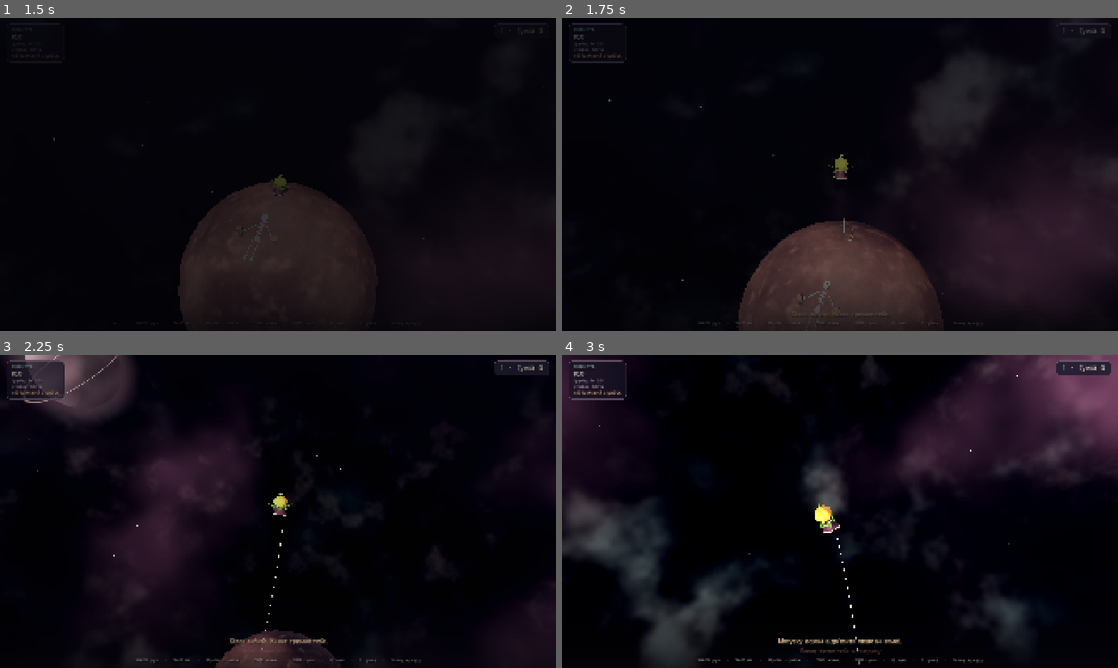
Above: before the commit, frames 1-4 (two rows, left to right).
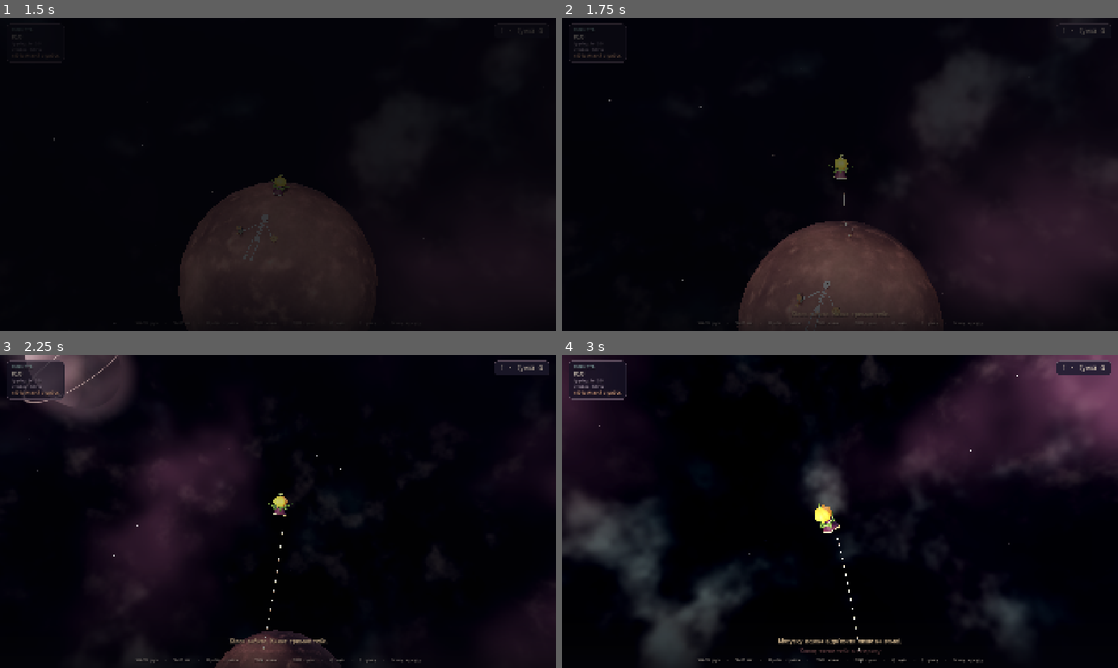
Above: after the commit, the same moments.

Repository: krabikdev/your-personal-planet
Game: Godot game, scene res://ui/main_menu.tscn
Same seed, same stepped clock (60 frames per second), same inputs: the game is played once before the commit and once after it. Sound files missing from this copy of the repository are replaced by a short silence.
Inputs (mouse positions are in pixels of both pictures, inside the frame that each line leads up to):
- Up to frame 1 (1.5 s): tap Enter at 0.5 s; move the mouse to (250, 237) at 0.52 s; hold Right mouse button (stake) 0.53-1.28 s; hold W (move_forward) from 0.53 s (still down); click (250, 237) at 0.67 s; tap Space (jump) at 0.77, 1.07 s; move the mouse to (316, 177) at 1.27 s; click (316, 177) at 1.35 s
- Up to frame 2 (1.75 s): keep holding W (move_forward); tap Space (jump) at 1.52 s; right-click (878, 177) at 1.55 s
- Up to frame 3 (2.25 s): keep holding W (move_forward); tap Space (jump) at 1.82 s; move the mouse to (233, 508) at 2.02 s; hold Shift (run) from 2.03 s (still down)
- Up to frame 4 (3 s): right-click (795, 508) at 2.3 s; move the mouse to (845, 511) at 2.77 s; release W (move_forward) at 2.78 s; release Shift (run) at 2.78 s; hold A (move_left) from 2.78 s (still down); tap Q (sky_view) at 2.85 s; click (845, 511) at 2.92 s

Frame 1 is identical in both runs. In frame 2, less than 0.1% of the frame differs, in the area x 50-53%, y 55-72%; in frame 3, less than 0.1%; in frame 4, less than 0.1%, in the area x 49-54%, y 60-99%.

Commit message:
fix: give the rope the length that fits, not a ground arc it cannot use
The spool handed the chain the ground arc plus the rise to the hand even
when the boy stood beside the stake, where the cord only needs to climb
half a metre. The surplus had nowhere to go, so a short rope bulged into
an arc instead of shrinking.

The target length is now measured from the path geometry: a straight line
while that line clears the planet, and the ground arc plus the tangent to
the hand only when it does not. Next to the stake the rope is short and
taut; across the world it still drapes.

Diff:
--- a/scripts/game/rope_anchor.gd
+++ b/scripts/game/rope_anchor.gd
@@ -315,12 +315,8 @@
 ## The winch pays line out quickly and reels it back slowly, so the chain always
 ## has just enough length to reach the boy plus a hand of slack to sag with.
 func _spool(delta: float, from: Vector3, to: Vector3) -> bool:
-	var centre: Vector3 = planet.get_center()
 	var straight: float = from.distance_to(to)
-	var rest: float = planet.radius + ROPE_CLEARANCE
-	var arc: float = (from - centre).normalized().angle_to((to - centre).normalized()) * rest
-	var rise: float = maxf((to - centre).length() - rest, 0.0)
-	var target: float = maxf(arc + rise + ROPE_SLACK, straight + 0.01)
+	var target: float = maxf(_path_length(from, to) + ROPE_SLACK, straight + 0.01)
 	target = clampf(target, 0.3, get_max_length())
 	_fit_count(target)
 	var wanted: float = target / float(_points.size() - 1)
@@ -333,6 +329,26 @@
 ## One position-based step: gravity, then the chain is pulled back to its
 ## segment length against the planet, and the ground drags on whatever touches
 ## it. Friction is what stops the rope from skating across the world.
+## The length of the shortest cord that actually fits: a straight line while
+## that line clears the planet, and otherwise the ground arc plus the tangent
+## up to the hand. Handing it the arc plus the rise even when he is right next
+## to the stake is what used to leave a short rope bulging.
+func _path_length(from: Vector3, to: Vector3) -> float:
+	var centre: Vector3 = planet.get_center()
+	var rest: float = planet.radius + ROPE_CLEARANCE
+	var from_dir: Vector3 = (from - centre).normalized()
+	var to_dir: Vector3 = (to - centre).normalized()
+	var reach: float = (to - centre).length()
+	var angle: float = from_dir.angle_to(to_dir)
+	var theta: float = angle
+	if reach > rest + 0.0005:
+		theta = acos(clampf(rest / reach, 0.0, 1.0))
+	if angle < 0.0005 or theta >= angle:
+		return from.distance_to(to)
+	var drop: float = maxf((from - centre).length() - rest, 0.0)
+	return drop + rest * (angle - theta) + sqrt(maxf(reach * reach - rest * rest, 0.0))
+
+
 ## A chain whose masses sit centimetres apart cannot follow a hand that moves
 ## faster than they do: the pin jumps past them and the cord folds. Short ropes
 ## therefore get fewer, longer links, and only a change of a quarter in the
--- a/tests/test_rope_anchor.gd
+++ b/tests/test_rope_anchor.gd
@@ -574,3 +574,30 @@
 		-speed * 0.5,
 		"the winch should wind the boy down the hanging rope, not along a straight line to the stake"
 	)
+
+
+func test_the_rope_stays_short_and_taut_next_to_the_stake() -> void:
+	var game: Game = _make_game()
+	await wait_physics_frames(1)
+
+	var player: Boy = game.get_node("Player") as Boy
+	player.plant_stake()
+	await wait_physics_frames(1)
+
+	var anchor: Vector3 = player.rope.get_anchor_position()
+	var up: Vector3 = player.get_up()
+	var away: Vector3 = player.global_position - anchor
+	away -= up * away.dot(up)
+	player.global_position = anchor + away.normalized() * 0.8 + up * 0.04
+	player.velocity = Vector3.ZERO
+	await wait_physics_frames(1)
+	player.rope.debug_advance(0.6)
+
+	var points: PackedVector3Array = player.rope.get_rope_points()
+	var start: Vector3 = points[0]
+	var finish: Vector3 = points[points.size() - 1]
+	var bulge: float = 0.0
+	for point: Vector3 in points:
+		var closest: Vector3 = Geometry3D.get_closest_point_to_segment(point, start, finish)
+		bulge = maxf(bulge, point.distance_to(closest))
+	assert_lt(bulge, 0.12, "next to the stake the rope should be short and taut, not bulging")
